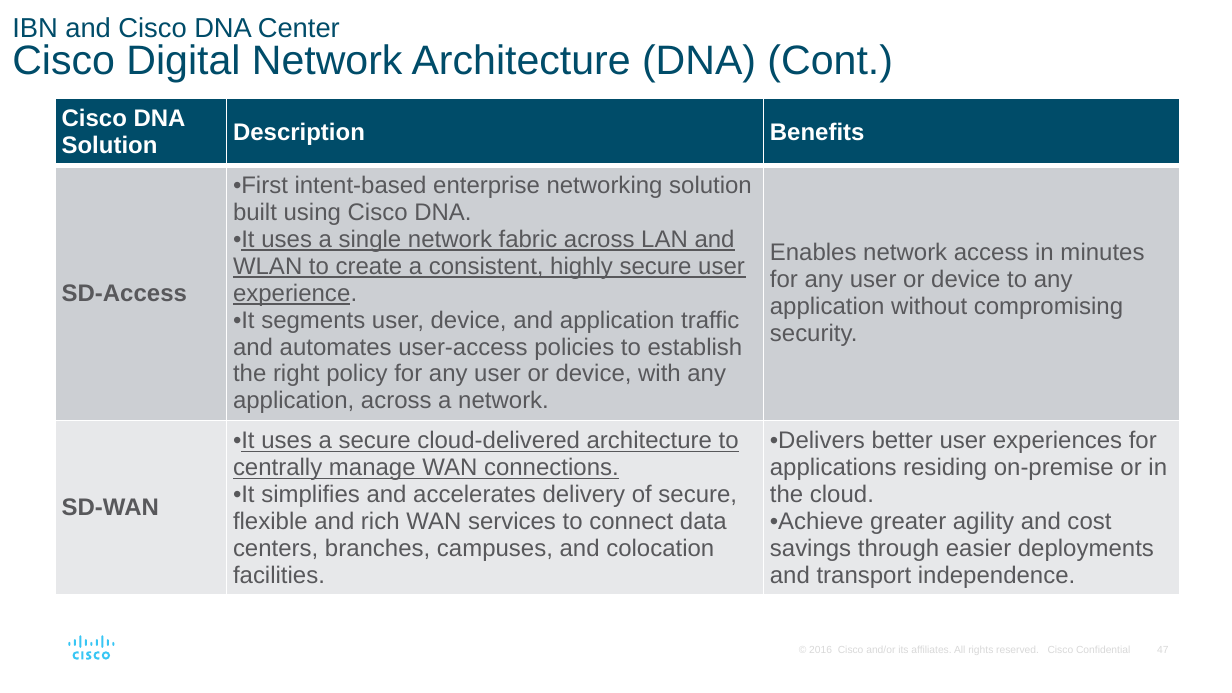
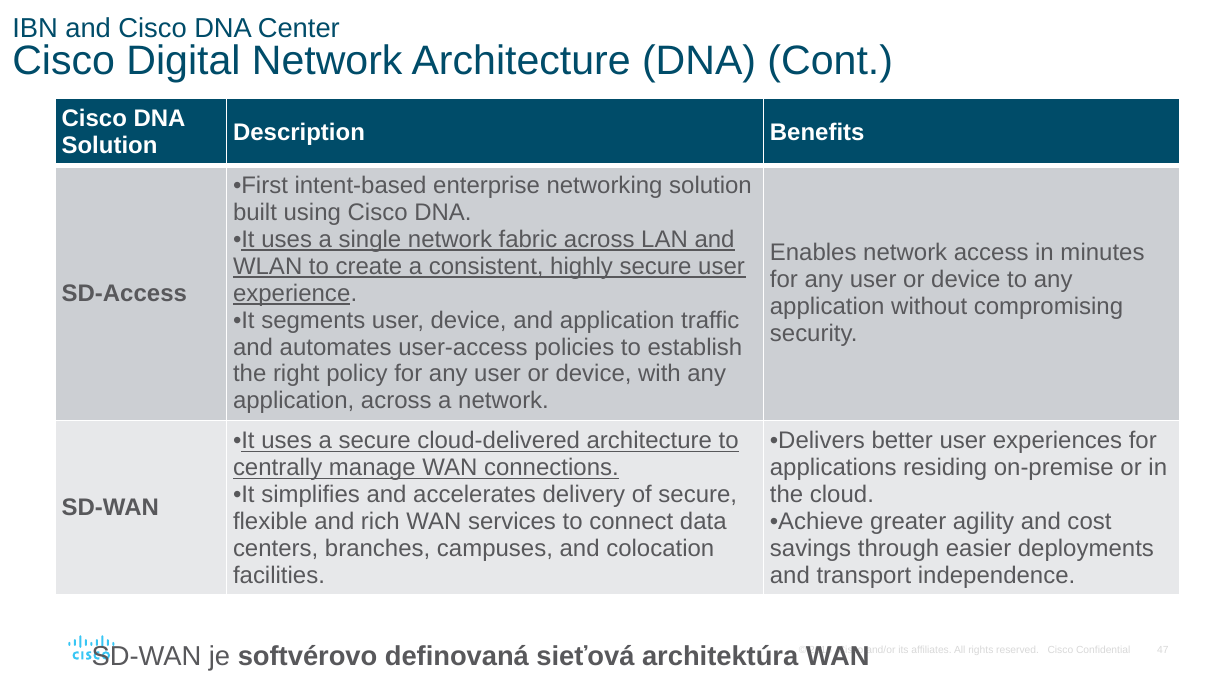
Before and after one commit to jb23lm87/CCNA-V7, a slide deck: slide 47 of ENSA_Module_14.pptx. Drawn at 1232x693 pixels with LibreOffice and Linux fonts; fonts in the diff are those of the drawing. Boxes give left, top, right and bottom in pixels: in the first picture for what was removed or moved away, otherwise in the second. Text is boxed around its words. In the diff, an @@ line names an element or a change of style, - is before the commit and + after.

Commit message:
Update ENSA_Module_14.pptx
explanation of IBN, Cisco DNA and Cisco DNA Center relation

```diff
--- a/ENSA_Module_14.pptx
+++ b/ENSA_Module_14.pptx
@@ text added at (92,644,870,671), 16 pt, text #58585B, bold @@
+SD-WAN je softvérovo definovaná sieťová architektúra WAN
```
Also in this commit, not shown: 2 other slides changed.
